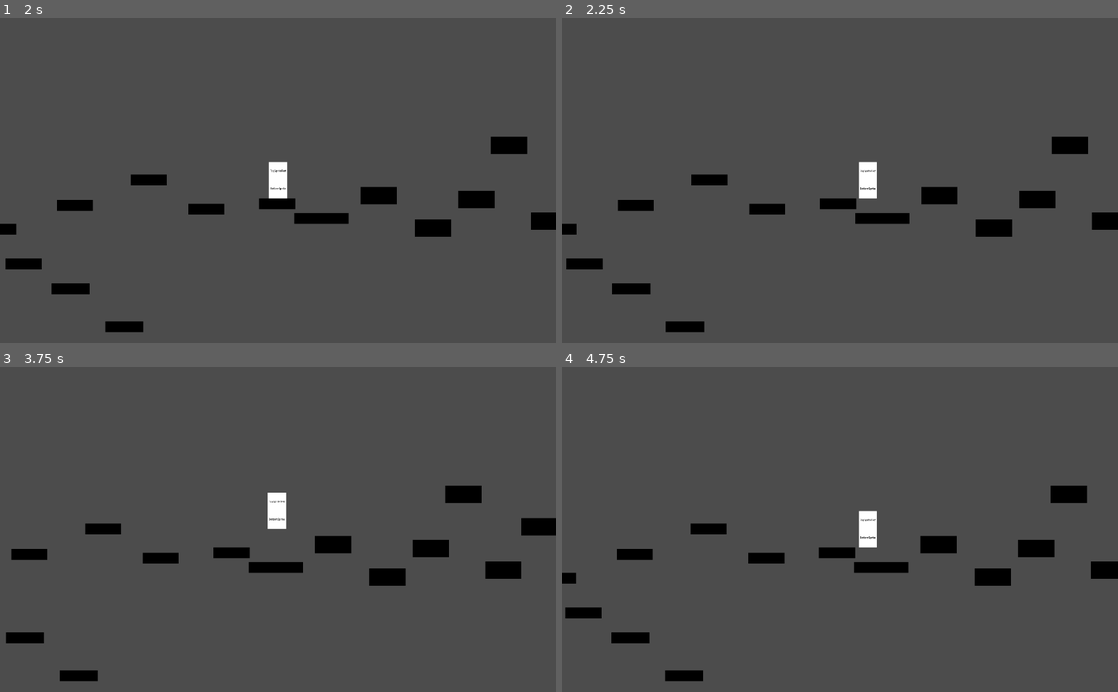
Above: before the commit, frames 1-4 (two rows, left to right).
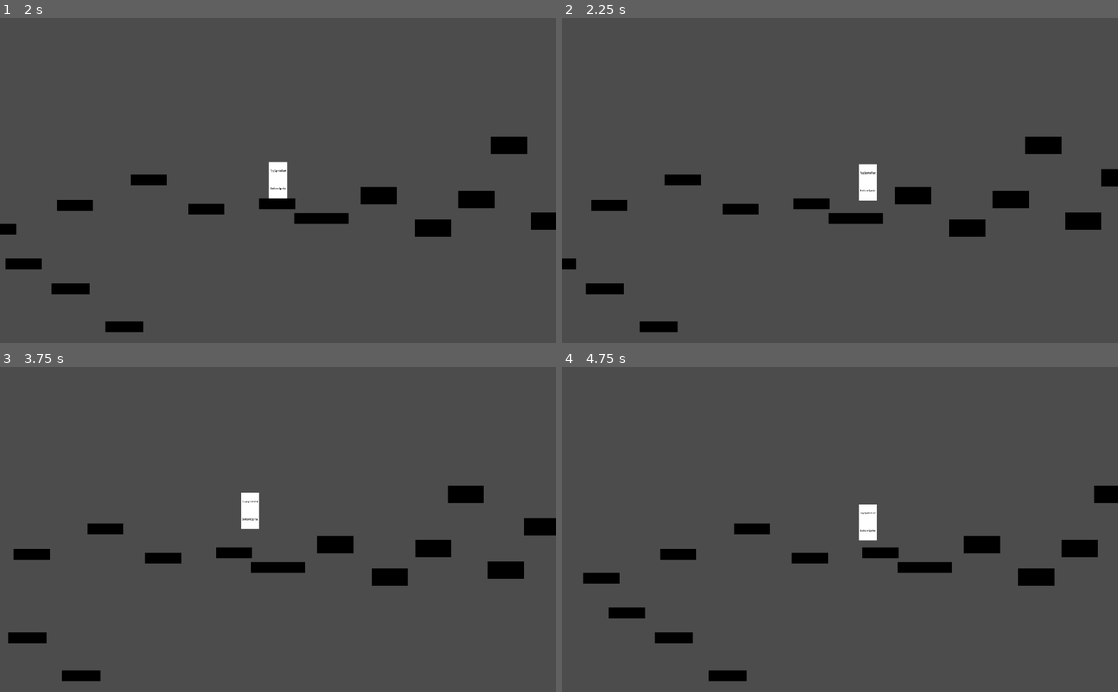
Above: after the commit, the same moments.

Repository: VeryCleverName3/Hybrid-Game-Jam
Game: Godot game, scene res://MainMenu.tscn
Two runs of this game, one before a commit and one after it. Both use one fixed random seed, a clock stepped at 60 frames per second and the inputs below.
Inputs:
- Up to frame 1 (2 s): click "Level Select" at 0.5 s; click "Test Level" at 1.25 s
- Up to frame 2 (2.25 s): tap Enter at 2 s; hold Right (ui_right) from 2.03 s (still down); hold Z (ui_ability1, bound only after the commit) from 2.03 s (still down)
- Up to frame 3 (3.75 s): release Z (ui_ability1, bound only after the commit) at 2.78 s; tap Z (ui_ability1, bound only after the commit) at 2.85 s; tap Space at 3.5 s; release Right (ui_right) at 3.53 s; hold Left (ui_left) from 3.53 s (still down); hold Z (ui_ability1, bound only after the commit) from 3.53 s (still down)
- Up to frame 4 (4.75 s): release Left (ui_left) at 4.28 s; release Z (ui_ability1, bound only after the commit) at 4.28 s; hold Right (ui_right) from 4.28 s (still down); tap Z (ui_ability1, bound only after the commit) at 4.35 s

Frame 1 is identical in both runs. In frame 2, 5.3% of the frame differs, in the area x 0-100%, y 36-97%; in frame 3, 1.2%; in frame 4, 7.1%.

Commit message:
Added boost

Diff:
--- a/src/Player.gd
+++ b/src/Player.gd
@@ -4,14 +4,25 @@
 export(int) var walkspeed
 export(int) var jumpspeed
 export(int) var maxNumJumps  = 1
+export(int) var boostMultiplier = 1
+export(String) var ab1
+export(String) var ab2
+var boostSpeed = 1
 var touchingGround = false; #Setting velocity.y to 0 also makes is_on_floor() false;
 var groundCounter = 1
 var velocity = Vector2()
 var xscl
 var yscl
 var numJumps = 0
+var canBoost = true
 signal kill
 signal pause
+
+func boost():
+	if (canBoost):
+		boostSpeed=boostMultiplier
+		$boostTime.start()
+		canBoost = false
 
 #func _ready():
 #	xscl = (get_viewport().size.x / 1024) * .25
@@ -39,9 +50,9 @@
 			touchingGround = false
 	velocity.x = 0
 	if (Input.is_action_pressed("ui_right")):
-		velocity.x += walkspeed
+		velocity.x += walkspeed * boostSpeed
 	if (Input.is_action_pressed("ui_left")):
-		velocity.x -= walkspeed
+		velocity.x -= walkspeed * boostSpeed
 	if (Input.is_action_just_pressed("ui_space") && touchingGround):
 		velocity.y = -jumpspeed
 	elif (Input.is_action_just_pressed("ui_space") && numJumps > 0):
@@ -49,9 +60,16 @@
 		numJumps -= 1
 	if (Input.is_action_pressed("ui_cancel")):
 		emit_signal("pause")
+	if (Input.is_action_pressed("ui_ability1")):
+		if (ab1 =="boost"):
+			boost();
 
 	move_and_slide(velocity, Vector2(0, -1))
 
 func _process(delta):
 	if (self.position.y > get_viewport().size.y):
 		emit_signal("kill")
+
+func _on_boostTime_timeout():
+	canBoost = true
+	boostSpeed = 1
--- a/src/Player.tscn
+++ b/src/Player.tscn
@@ -27,7 +27,7 @@
 custom_solver_bias = 0.0
 extents = Vector2( 25, 50 )
 
-[node name="Player" type="KinematicBody2D"]
+[node name="Player" type="KinematicBody2D" index="0"]
 
 input_pickable = false
 collision_layer = 1
@@ -39,6 +39,9 @@
 walkspeed = 400
 jumpspeed = 300
 maxNumJumps = 2
+boostMultiplier = 2
+ab1 = "boost"
+ab2 = null
 
 [node name="TopSprite" type="AnimatedSprite" parent="." index="0"]
 
@@ -60,3 +63,12 @@
 
 shape = SubResource( 3 )
 _sections_unfolded = [ "Transform" ]
+
+[node name="boostTime" type="Timer" parent="." index="3"]
+
+process_mode = 1
+wait_time = 3.0
+one_shot = true
+autostart = false
+
+[connection signal="timeout" from="boostTime" to="." method="_on_boostTime_timeout"]
--- a/src/project.godot
+++ b/src/project.godot
@@ -22,6 +22,8 @@
 
 ui_space=[ Object(InputEventKey,"resource_local_to_scene":false,"resource_name":"","device":0,"alt":false,"shift":false,"control":false,"meta":false,"command":false,"pressed":false,"scancode":32,"unicode":0,"echo":false,"script":null)
  ]
+ui_ability1=[ Object(InputEventKey,"resource_local_to_scene":false,"resource_name":"","device":0,"alt":false,"shift":false,"control":false,"meta":false,"command":false,"pressed":false,"scancode":90,"unicode":0,"echo":false,"script":null)
+ ]
 
 [rendering]
 
